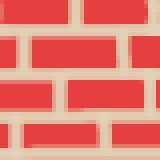
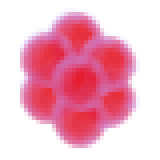
Layered file, before and after one edit (160x160). Changes by layer:
showed "box_sarcina" over (x1=16, y1=8, x2=140, y2=148)
hid "wall_a" over (x1=0, y1=0, x2=160, y2=160)
hid "Tło_eksport" over (x1=0, y1=0, x2=160, y2=160)
